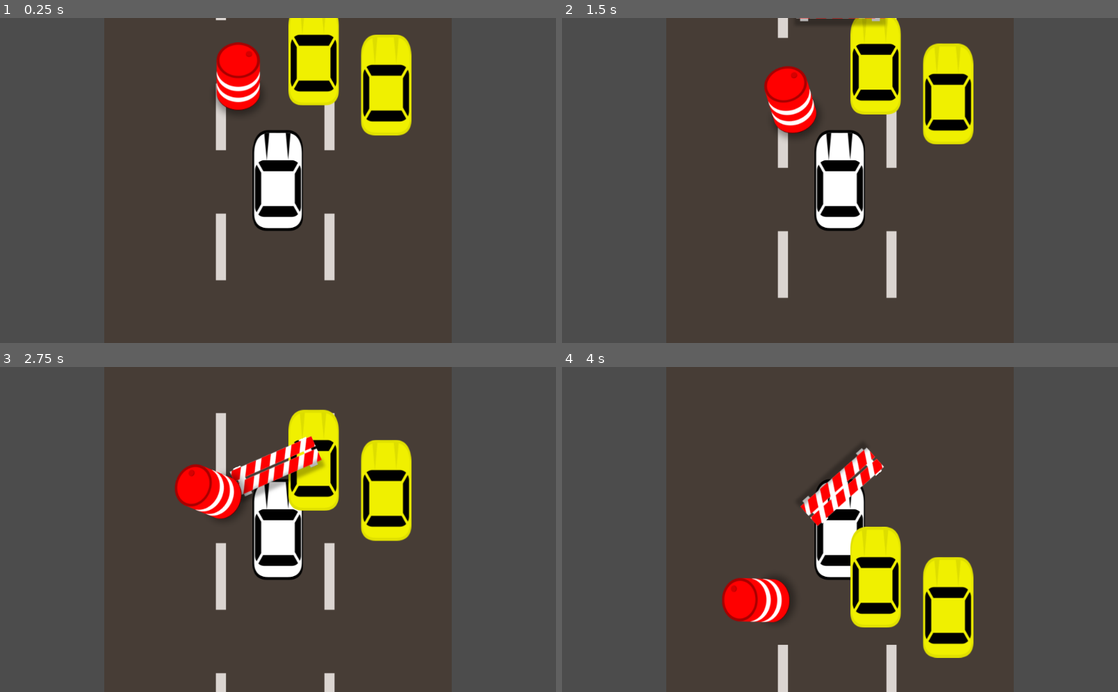
Above: before the commit, frames 1-4 (two rows, left to right).
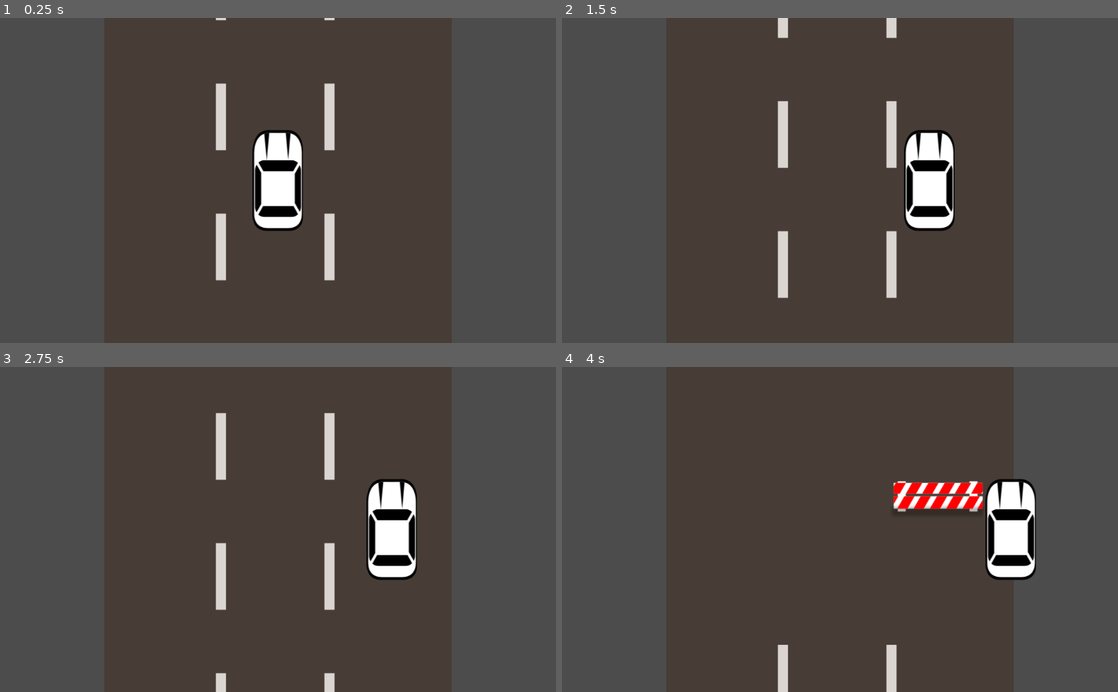
Above: after the commit, the same moments.

Repository: mamenjivar/CS-4700
Game: Godot game, scene res://scenes/game.tscn
Same seed, same stepped clock (60 frames per second), same inputs: the game is played once before the commit and once after it.
Inputs:
- Up to frame 1 (0.25 s): no input
- Up to frame 2 (1.5 s): hold Right (ui_right) 0.53-1.28 s; hold Left (ui_left) from 1.28 s (still down)
- Up to frame 3 (2.75 s): release Left (ui_left) at 2.03 s; hold Right (ui_right) from 2.03 s (still down)
- Up to frame 4 (4 s): release Right (ui_right) at 3.53 s; hold Left (ui_left) from 3.53 s (still down)

The runs differ from the first frame. In frame 1, 6.7% of the frame differs, in the area x 38-74%, y 0-37%; in frame 2, 12%; in frame 3, 11%; in frame 4, 14%, in the area x 28-86%, y 24-90%.

Commit message:
Added camera shake effect. Haven't tested it so I'm not sure if it works when colliding with other objects.

Diff:
--- a/game04/packed/player/Player.gd
+++ b/game04/packed/player/Player.gd
@@ -1,16 +1,29 @@
 extends RigidBody2D
 var speed = 0
+var turn_speed = 5
 var _max_speed = 500
 var _acceleration = 0
+var _direction = 0
 func _ready():
     connect("body_enter",self,"_on_body_enter")
     set_process(true)
+    set_process_input(true)
+func _input(event):
+    _direction = 0
+    if(event.is_action("ui_left")):
+        _direction = -1
+    if(event.is_action("ui_right")):
+        _direction = 1
+    if(event.is_action_released("ui_left") or event.is_action_released("ui_right")):
+        _direction = 0
 func _process(delta):
     speed += _acceleration
     speed = min(speed,_max_speed)
     if(speed < _max_speed):
         _acceleration += delta
+    set_position(get_position() + Vector2(_direction * turn_speed,0))
 func _on_body_enter(other):
+    get_node("../Camera2D").shake(0.1,500,10)
     if(other.is_in_group("enemy")):
         other.hit_by_player()
     speed = 0
--- /dev/null
+++ b/game04/scenes/Camera.gd
@@ -0,0 +1,53 @@
+extends Camera2D
+
+var _duration = 0.0
+var _period_in_ms = 0.0
+var _amplitude = 0.0
+var _timer = 0.0
+var _last_shook_timer = 0
+var _previous_x = 0.0
+var _previous_y = 0.0
+var _last_offset = Vector2(0, 0)
+
+
+func _ready():
+    set_process(true)
+
+
+func _process(delta):
+    if _timer == 0:
+        set_offset(Vector2())
+        set_process(false)
+        return
+    _last_shook_timer = _last_shook_timer + delta
+    while _last_shook_timer >= _period_in_ms:
+        _last_shook_timer = _last_shook_timer - _period_in_ms
+        var intensity = _amplitude * (1 - ((_duration - _timer) / _duration))
+        var new_x = rand_range(-1.0, 1.0)
+        var x_component = intensity * (_previous_x + (delta * (new_x - _previous_x)))
+        var new_y = rand_range(-1.0, 1.0)
+        var y_component = intensity * (_previous_y + (delta * (new_y - _previous_y)))
+        _previous_x = new_x
+        _previous_y = new_y
+        var new_offset = Vector2(x_component, y_component)
+        set_offset(get_offset() - _last_offset + new_offset)
+        _last_offset = new_offset
+    _timer = _timer - delta
+    if _timer <= 0:
+        _timer = 0
+        set_offset(get_offset() - _last_offset)
+
+
+func shake(duration, frequency, amplitude):
+    if(_timer != 0):
+        return
+
+    _duration = duration
+    _timer = duration
+    _period_in_ms = 1.0 / frequency
+    _amplitude = amplitude
+    _previous_x = rand_range(-1.0, 1.0)
+    _previous_y = rand_range(-1.0, 1.0)
+    set_offset(get_offset() - _last_offset)
+    _last_offset = Vector2(0, 0)
+    set_process(true)
--- a/game04/scenes/game.tscn
+++ b/game04/scenes/game.tscn
@@ -1,11 +1,10 @@
-[gd_scene load_steps=7 format=2]
+[gd_scene load_steps=6 format=2]
 
 [ext_resource path="res://assets/images/road.png" type="Texture" id=1]
 [ext_resource path="res://scripts/bg.gd" type="Script" id=2]
 [ext_resource path="res://packed/player/Player.tscn" type="PackedScene" id=3]
-[ext_resource path="res://packed/enemy/Enemy.tscn" type="PackedScene" id=4]
-[ext_resource path="res://packed/roadblock/Roadblock.tscn" type="PackedScene" id=5]
-[ext_resource path="res://packed/barrel/Barrel.tscn" type="PackedScene" id=6]
+[ext_resource path="res://scenes/Camera.gd" type="Script" id=4]
+[ext_resource path="res://scripts/SpawnTimer.gd" type="Script" id=5]
 
 [node name="Root" type="Node2D" index="0"]
 
@@ -46,19 +45,12 @@
 editor_draw_screen = true
 editor_draw_limits = false
 editor_draw_drag_margin = false
+script = ExtResource( 4 )
 
-[node name="Enemy" parent="." index="3" instance=ExtResource( 4 )]
+[node name="SpawnTimer" type="Timer" parent="." index="3"]
 
-position = Vector2( 199.124, -176.386 )
-
-[node name="Enemy2" parent="." index="4" instance=ExtResource( 4 )]
-
-position = Vector2( 65.6174, -231.711 )
-
-[node name="Roadblock" parent="." index="5" instance=ExtResource( 5 )]
-
-position = Vector2( 0, -418.311 )
-
-[node name="Barrel" parent="." index="6" instance=ExtResource( 6 )]
-
-position = Vector2( -71.769, -182.498 )
+process_mode = 1
+wait_time = 3.0
+one_shot = false
+autostart = true
+script = ExtResource( 5 )
--- /dev/null
+++ b/game04/scripts/SpawnTimer.gd
@@ -0,0 +1,16 @@
+extends Timer
+
+var spawn_items = [
+    preload("res://packed/barrel/Barrel.tscn"),
+    preload("res://packed/enemy/Enemy.tscn"),
+    preload("res://packed/roadblock/RoadBlock.tscn")
+]
+func _ready():
+    connect("timeout",self,"_on_timeout")
+
+func _on_timeout():
+    var r = rand_range(0,spawn_items.size())
+    var item = spawn_items[r].instance()
+    r = rand_range(0,500)
+    item.set_position(Vector2(r, -100))
+    get_parent().add_child(item)
